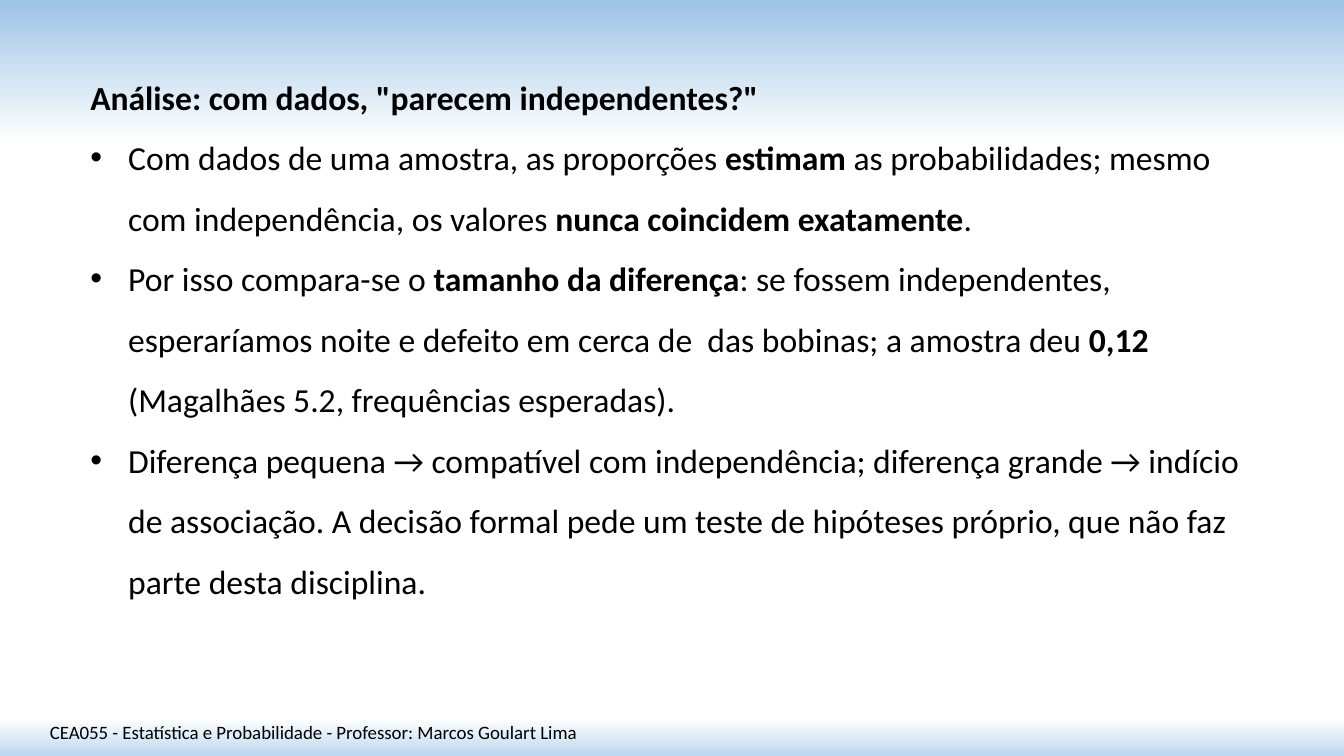
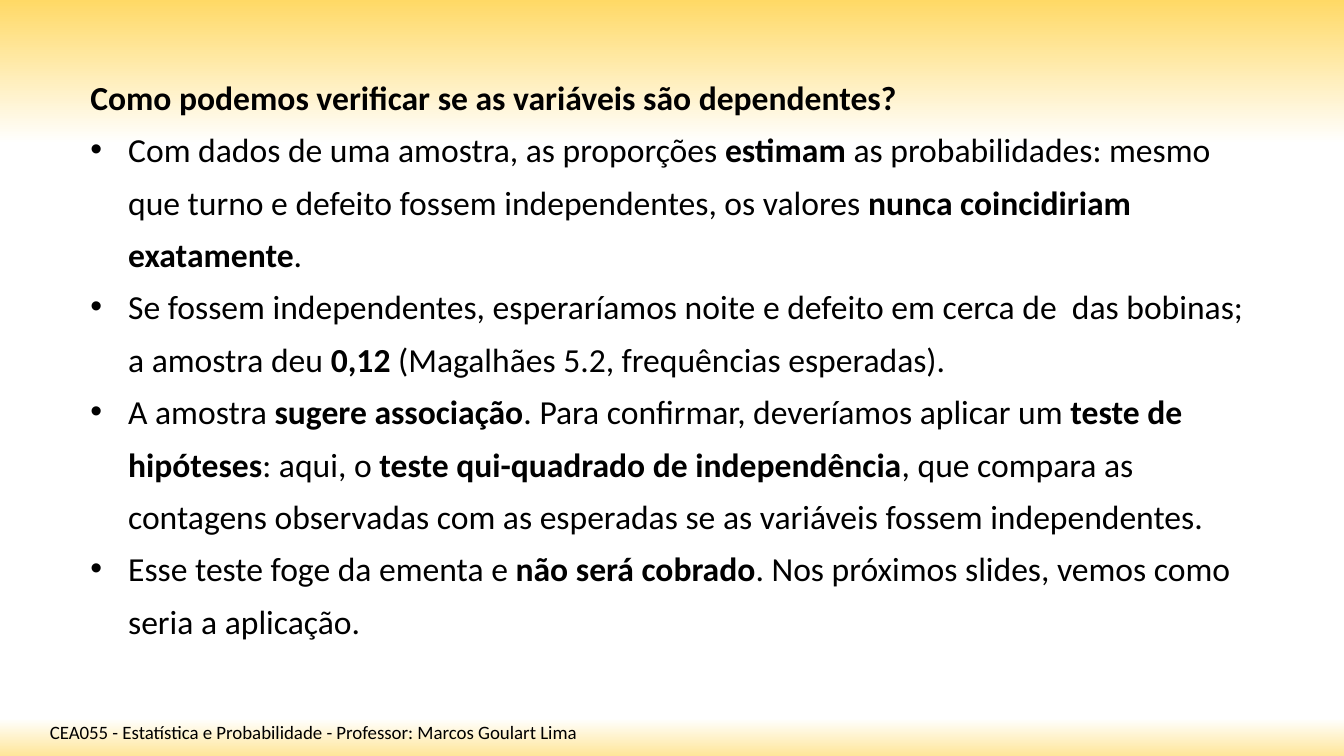
Before and after one commit to matmarcos/minhas-aulas, a slide deck: slide 21 of content/2026-2/cea055-estatistica-probabilidade/23-va-multidimensionais-distribuicoes-conjuntas/Aula_23_VA_Multidimensionais_Distribuicoes_Conjuntas_SITE.pptx. Drawn at 1344x756 pixels with LibreOffice and Linux fonts; fonts in the diff are those of the drawing. Boxes give left, top, right and bottom in pixels: in the first picture for what was removed or moved away, otherwise in the second. Text is boxed around its words. In the diff, an @@ line names an element or a change of style, - is before the commit and + after.

```diff
--- a/content/2026-2/cea055-estatistica-probabilidade/23-va-multidimensionais-distribuicoes-conjuntas/Aula_23_VA_Multidimensionais_Distribuicoes_Conjuntas_SITE.pptx
+++ b/content/2026-2/cea055-estatistica-probabilidade/23-va-multidimensionais-distribuicoes-conjuntas/Aula_23_VA_Multidimensionais_Distribuicoes_Conjuntas_SITE.pptx
@@ background gradient #9DC3E6 to #FFFFFF to #BDD7EE to gradient #FFD966 to #FFFFFF to #FFE699 @@
@@ text at [90,86,1243,640]: text changed @@
-Análise: com dados, "parecem independentes?"
-• Com dados de uma amostra, as proporções estimam as probabilidades; mesmo com independência, os valores nunca coincidem exatamente.
-• Por isso compara-se o tamanho da diferença: se fossem independentes, esperaríamos noite e defeito em cerca de das bobinas; a amostra deu 0,12 (Magalhães 5.2, frequências esperadas).
-• Diferença pequena → compatível com independência; diferença grande → indício de associação. A decisão formal pede um teste de hipóteses próprio, que não faz parte desta disciplina.
+Como podemos verificar se as variáveis são dependentes?
+• Com dados de uma amostra, as proporções estimam as probabilidades: mesmo que turno e defeito fossem independentes, os valores nunca coincidiriam exatamente.
+• Se fossem independentes, esperaríamos noite e defeito em cerca de das bobinas; a amostra deu 0,12 (Magalhães 5.2, frequências esperadas).
+• A amostra sugere associação. Para confirmar, deveríamos aplicar um teste de hipóteses: aqui, o teste qui-quadrado de independência, que compara as contagens observadas com as esperadas se as variáveis fossem independentes.
+• Esse teste foge da ementa e não será cobrado. Nos próximos slides, vemos como seria a aplicação.
```
Also in this commit, not shown: 5 other slides changed, 2 slides added, 3 other files.
